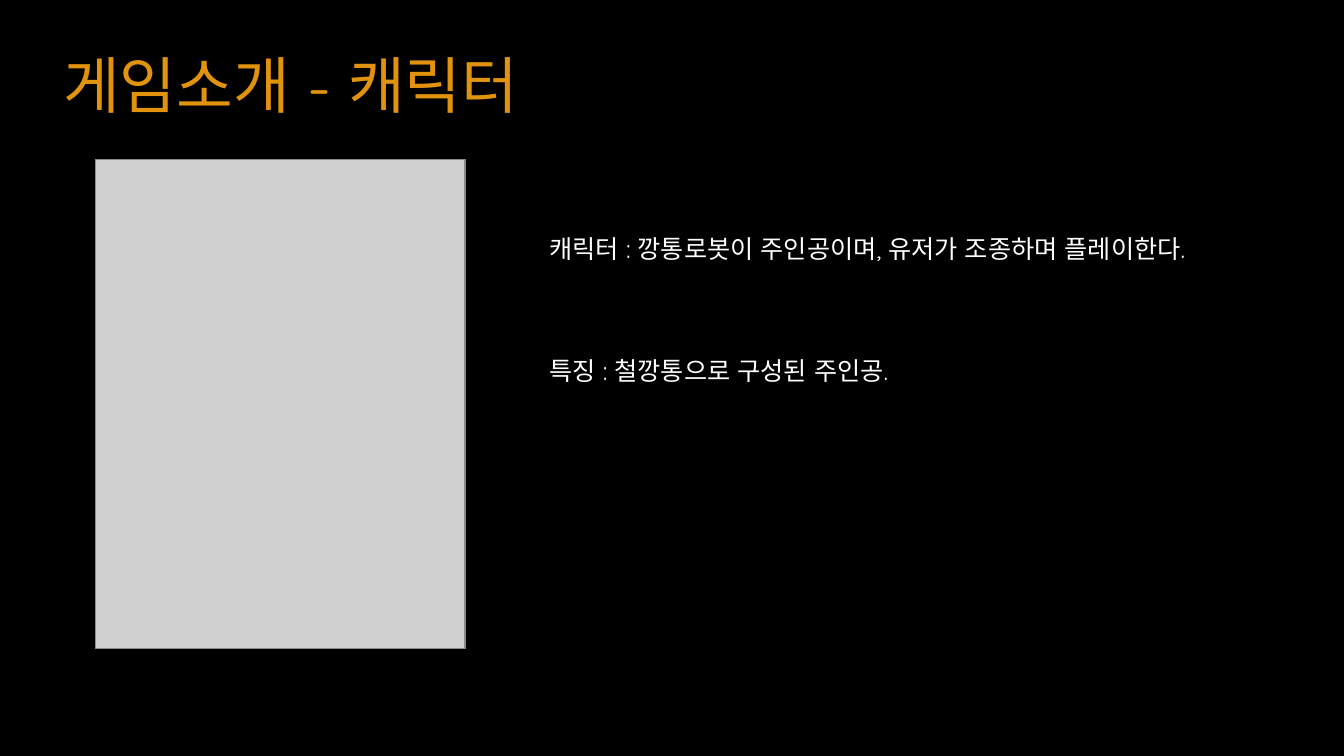
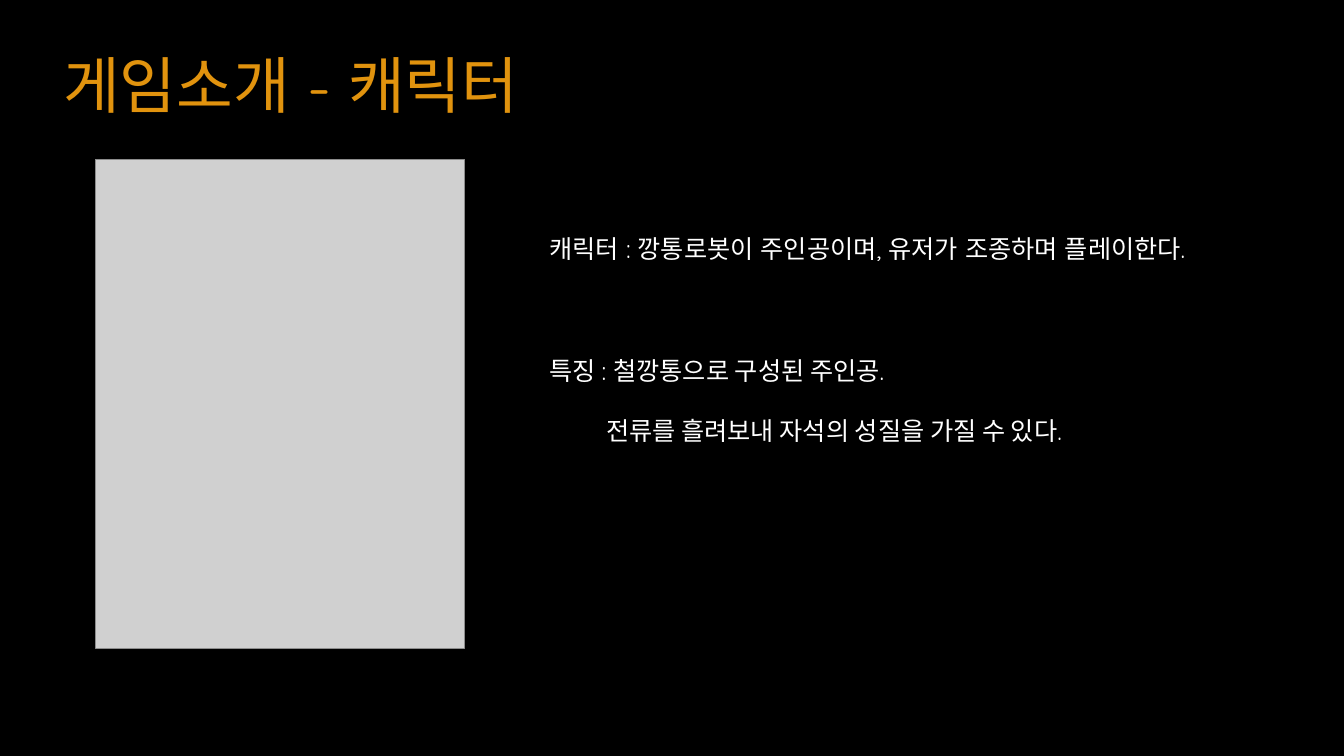
Before and after one commit to YKTeam/Room503, a slide deck: slide 8 of Document/Escape Cube(가제) ppt.pptx. Drawn at 1344x756 pixels with LibreOffice and Linux fonts; fonts in the diff are those of the drawing; grey boxes stand for pictures. Boxes give left, top, right and bottom in pixels: in the first picture for what was removed or moved away, otherwise in the second. Text is boxed around its words. In the diff, an @@ line names an element or a change of style, - is before the commit and + after.

```diff
--- a/Document/Escape Cube(가제) ppt.pptx
+++ b/Document/Escape Cube(가제) ppt.pptx
@@ text at [550, 359, 884, 382]: font Quicksand to Noto Sans CJK KR in "특징 철깡통으로 구성된 주인공." @@
@@ text at [606, 418, 1062, 442]: paragraph added @@
+전류를 흘려보내 자석의 성질을 가질 수 있다.
```
Also in this commit, not shown: 7 other slides changed, 2 slides added, 2 slides removed.
